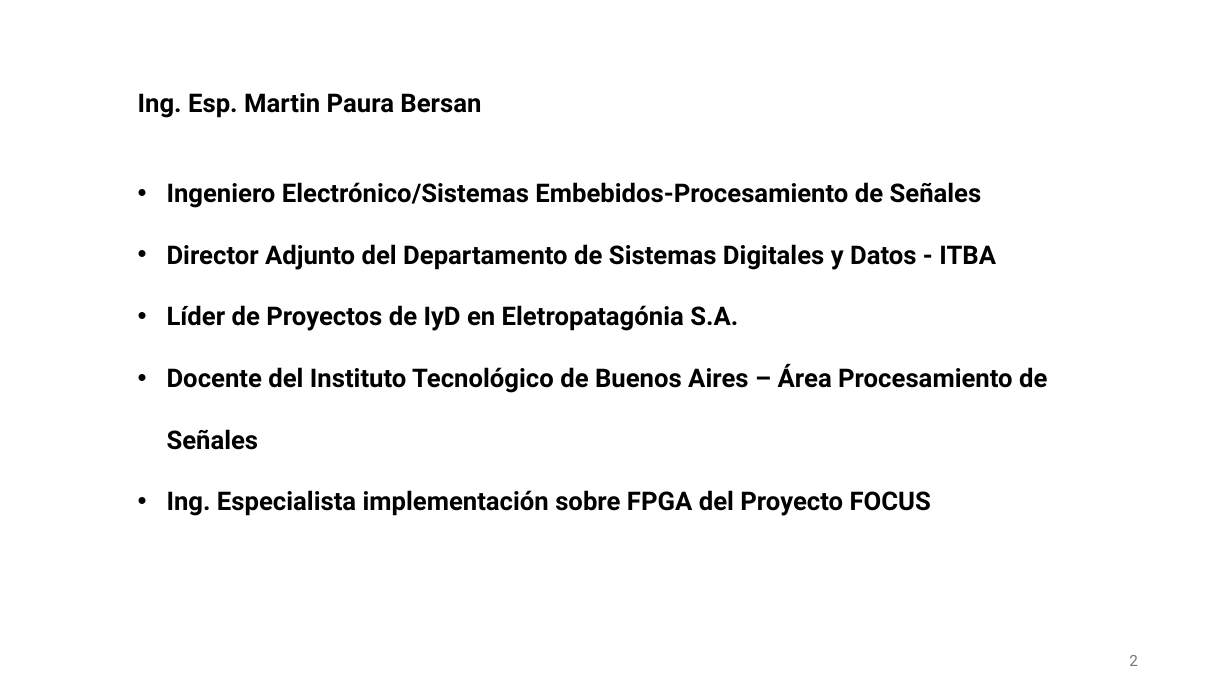
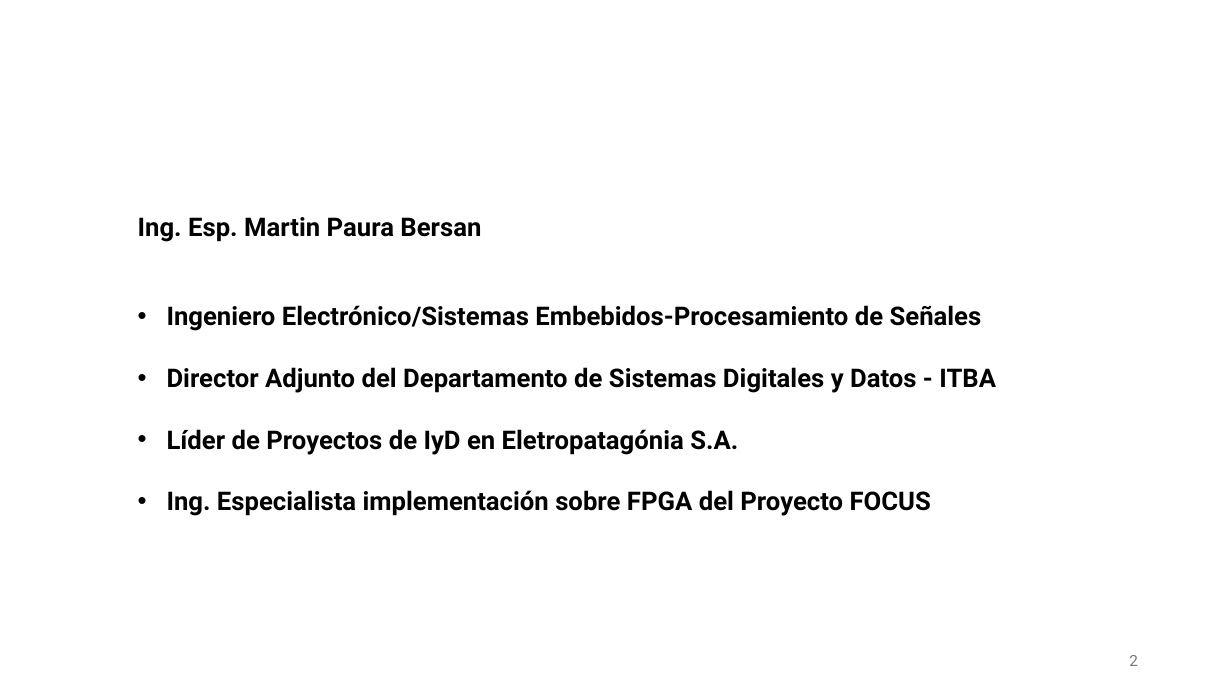
Before and after one commit to martinpaurabe/PracticaQC, a slide deck: slide 2 of Factibilidad FDBP con QC Rev1 Martin Paura.pptx. Drawn at 1232x693 pixels with LibreOffice and Linux fonts; fonts in the diff are those of the drawing; background and template pictures are left out. Boxes give left, top, right and bottom in pixels: in the first picture for what was removed or moved away, otherwise in the second. Text is boxed around its words. In the diff, an @@ line names an element or a change of style, - is before the commit and + after.

```diff
--- a/Factibilidad FDBP con QC Rev1 Martin Paura.pptx
+++ b/Factibilidad FDBP con QC Rev1 Martin Paura.pptx
@@ text at <box>167,364,1047,450</box>: paragraph removed @@
-• Docente del Instituto Tecnológico de Buenos Aires – Área Procesamiento de Señales
```
Also in this commit, not shown: 1 other slide changed, 1 slide added, 1 other file.
